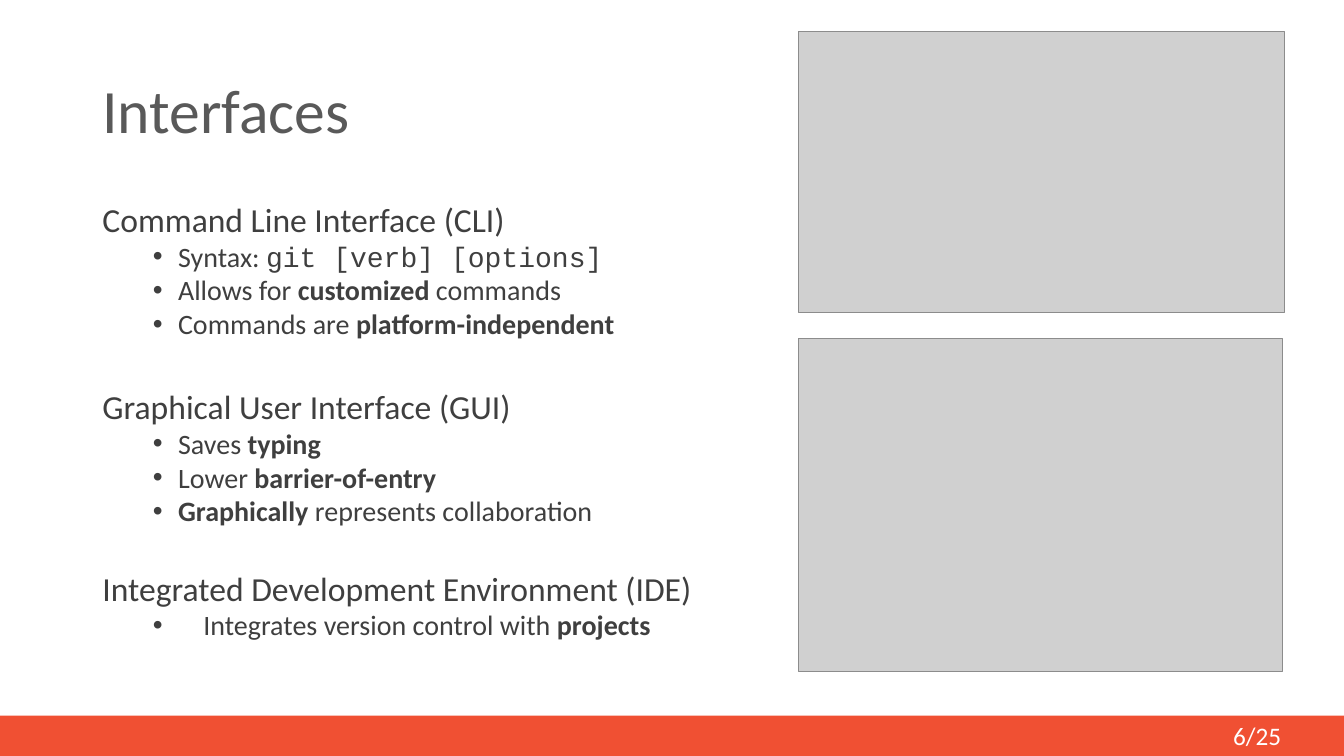
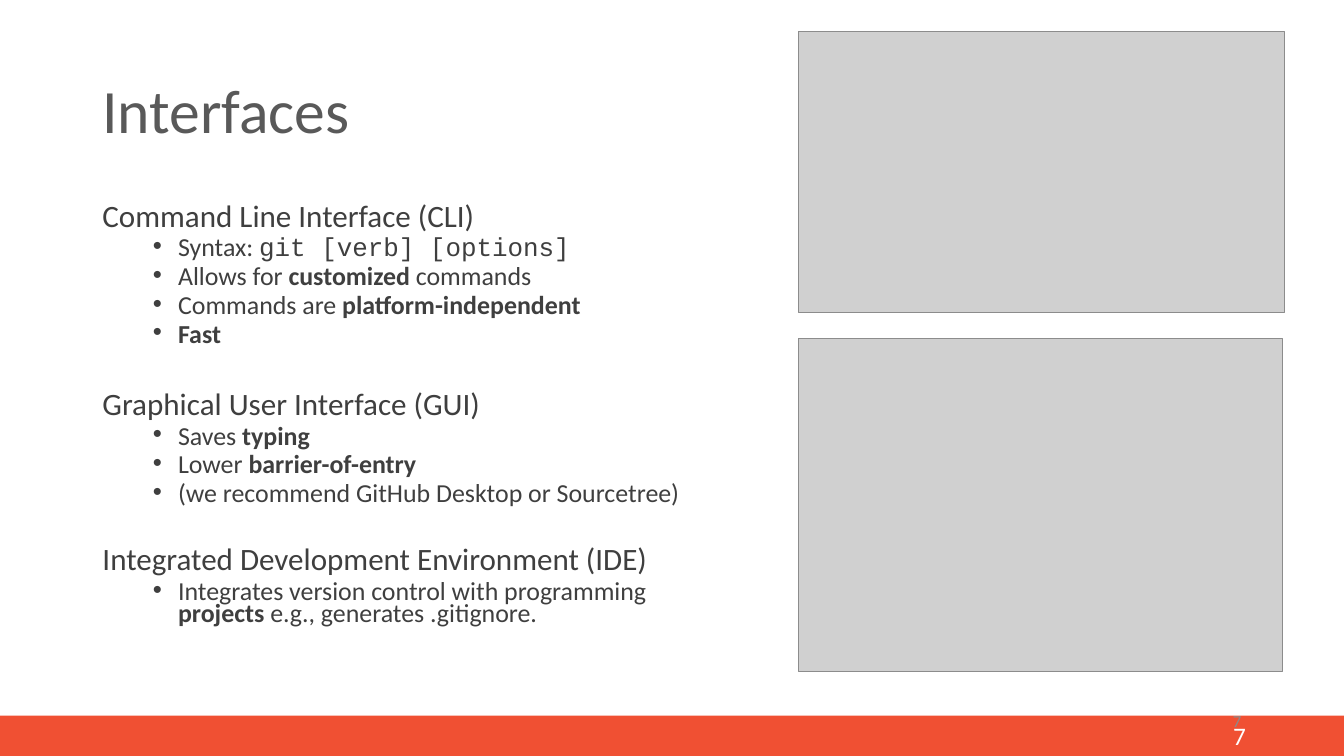
Before and after one commit to mi-erasmusmc/GitTutorial, a slide deck: slide 6 of Documentation/git-pp-presentation.pptx. Drawn at 1344x756 pixels with LibreOffice and Linux fonts; fonts in the diff are those of the drawing; grey boxes stand for pictures. Boxes give left, top, right and bottom in pixels: in the first picture for what was removed or moved away, otherwise in the second. Text is boxed around its words. In the diff, an @@ line names an element or a change of style, - is before the commit and + after.

```diff
--- a/Documentation/git-pp-presentation.pptx
+++ b/Documentation/git-pp-presentation.pptx
@@ text at box(102, 204, 647, 576): size 24 to 22.2 pt in "Command Line Interface (CLI)", "Graphical User Interface (GUI)", "Integrated Development Environment (IDE)"; size 20 to 18.5 pt in "Syntax: git [verb] [options]", "Allows for customized commands", "Commands are platform-independent", "Saves typing" and 1 more places; line spacing 0.8 to 0.7 @@
@@ text at box(178, 326, 221, 343): paragraph added @@
+  • Fast
@@ text at box(178, 483, 679, 506): text changed; size 20 to 18.5 pt @@
-  • Graphically represents collaboration
+  • (we recommend GitHub Desktop or Sourcetree)
@@ text at box(178, 582, 646, 627): text changed; size 20 to 18.5 pt @@
-  • Integrates version control with projects
+  • Integrates version control with programming projects e.g., generates .gitignore.
@@ page number added at box(1233, 714, 1241, 731), 12 pt, text #8C8C8C @@
+7
@@ page number at box(1233, 725, 1246, 745): text changed @@
-6/25
+7
```
Also in this commit, not shown: 16 other slides changed, 10 slides added, 5 slides removed, 2 other files.
